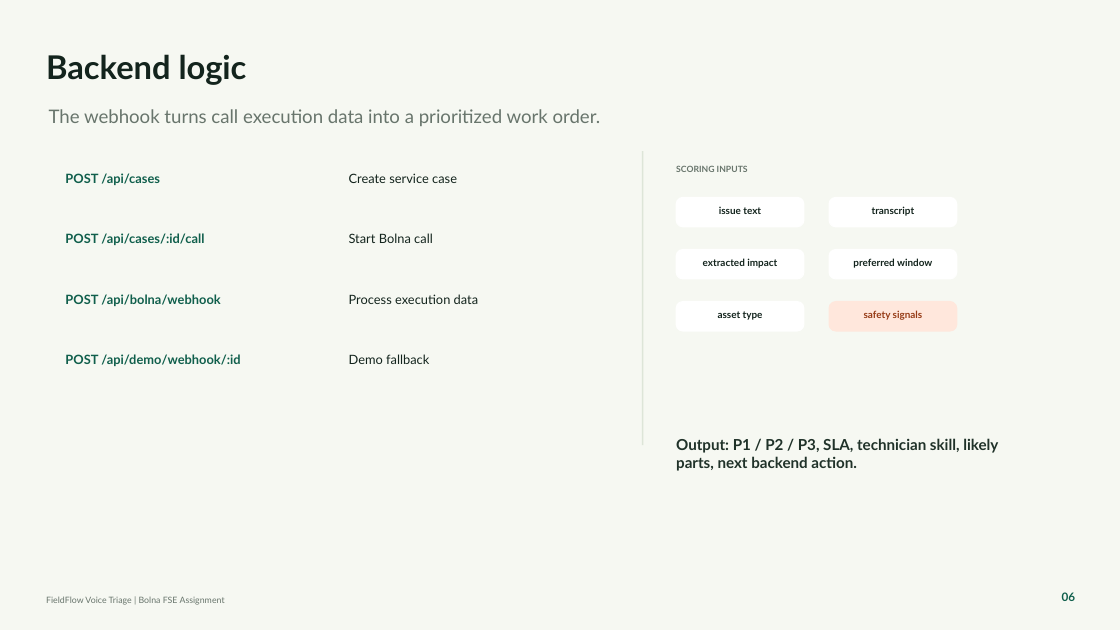
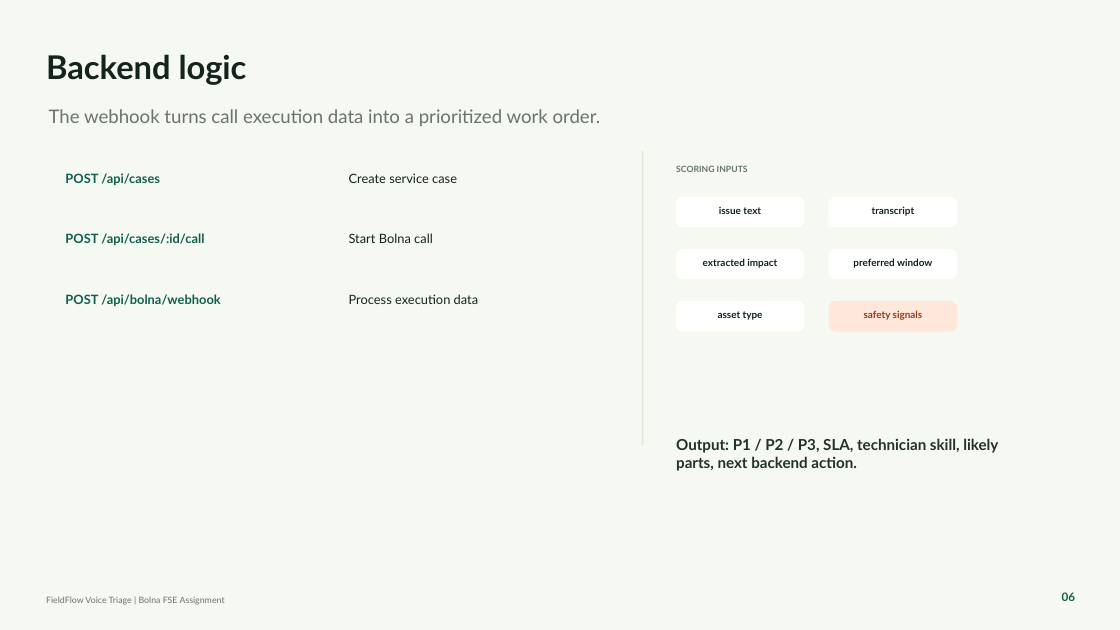
Before and after one commit to Flamki/bolna-fieldflow, a slide deck: slide 6 of docs/FieldFlow-Voice-Triage-Ayush.pptx. Drawn at 1120x630 pixels with LibreOffice and Linux fonts; fonts in the diff are those of the drawing. Boxes give left, top, right and bottom in pixels: in the first picture for what was removed or moved away, otherwise in the second. Text is boxed around its words. In the diff, an @@ line names an element or a change of style, - is before the commit and + after.

```diff
--- a/docs/FieldFlow-Voice-Triage-Ayush.pptx
+++ b/docs/FieldFlow-Voice-Triage-Ayush.pptx
@@ text removed at <box>65,354,240,366</box> @@
-POST /api/demo/webhook/:id
@@ text removed at <box>349,354,429,364</box> @@
-Demo fallback
```
Also in this commit, not shown: 3 other slides changed, 9 other files.
